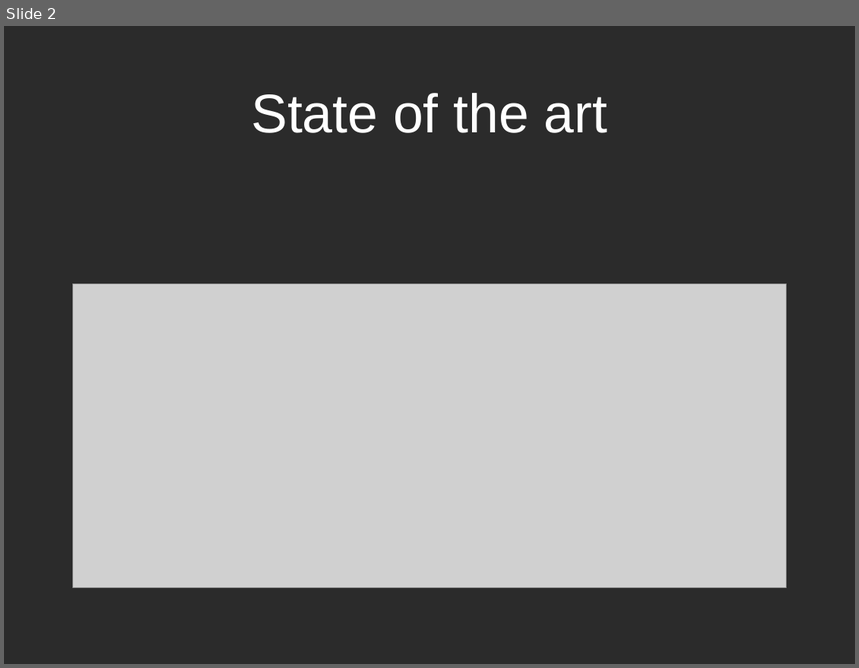
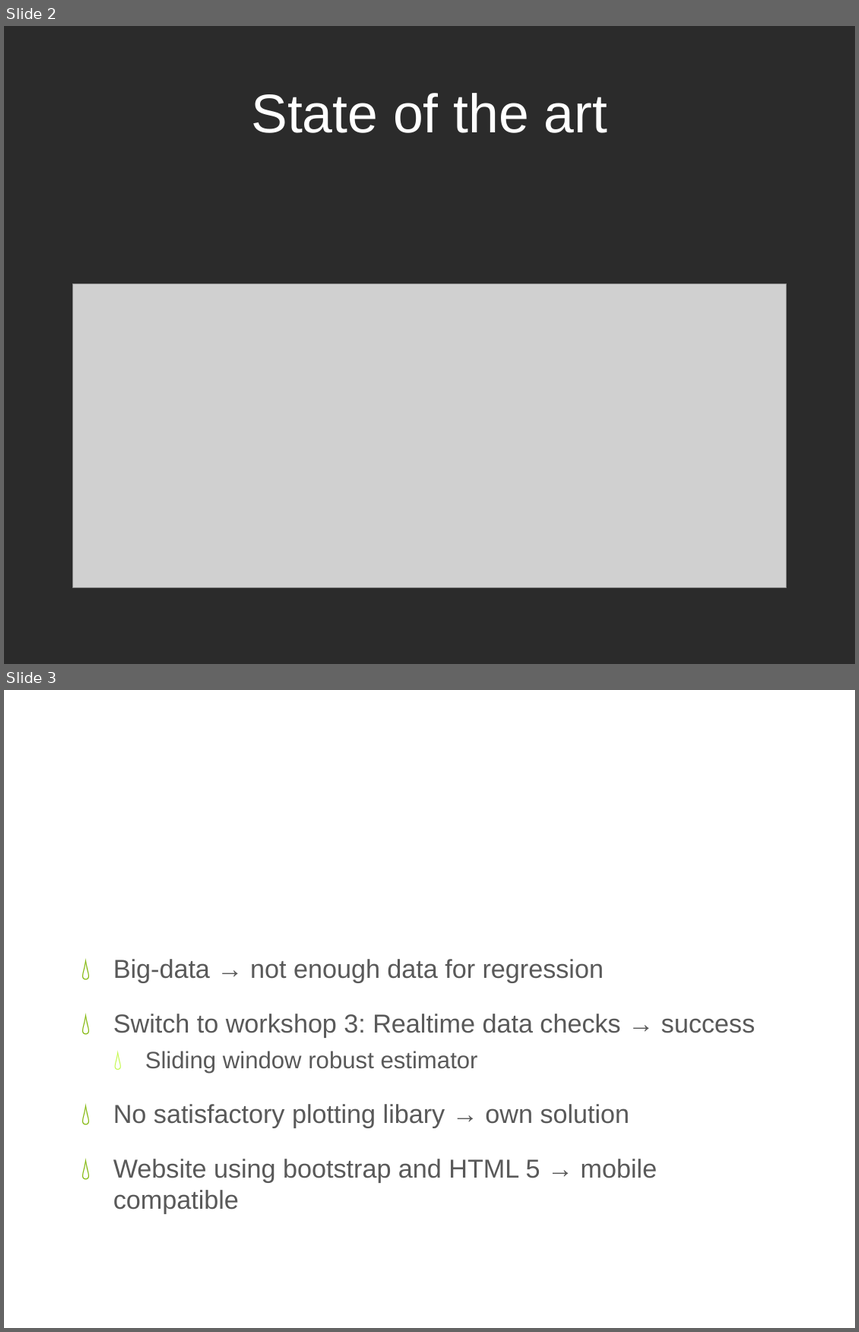
Before and after one commit to whitestguyiknow/affen, a slide deck: presentation/SEVEN.pptx. Shown one above the other, each under a label of ours: slide 2 before the commit, slides 2 and 3 after it. The pictures are 859x668 and 859x1332 pixels, drawn with LibreOffice and Linux fonts; fonts in the diff are those of the drawing; grey boxes stand for pictures; background and template pictures are left out; a plain dark background stands for a picture behind light text. Boxes give left, top, right and bottom in pixels: in the first picture for what was removed or moved away, otherwise in the second. Text is boxed around its words. In the diff, an @@ line names an element or a change of style, - is before the commit and + after.

Commit message:
updated presentation

```diff
--- a/presentation/SEVEN.pptx
+++ b/presentation/SEVEN.pptx
@@ slide 3 added at [4, 690, 855, 1328], background picture (left out) @@
@@ title added at [47, 723, 813, 829], 46 pt, text #FFFFFF @@
+What we did
@@ text added at [113, 959, 755, 1214], 22 pt, text #595959 @@
+💧 Big-data → not enough data for regression
+💧 Switch to workshop 3: Realtime data checks → success
+  💧 Sliding window robust estimator
+💧 No satisfactory plotting libary → own solution
+💧 Website using bootstrap and HTML 5 → mobile compatible
```
Also in this commit, not shown: 1 slide changed, 1 other slide added, 1 other file.
